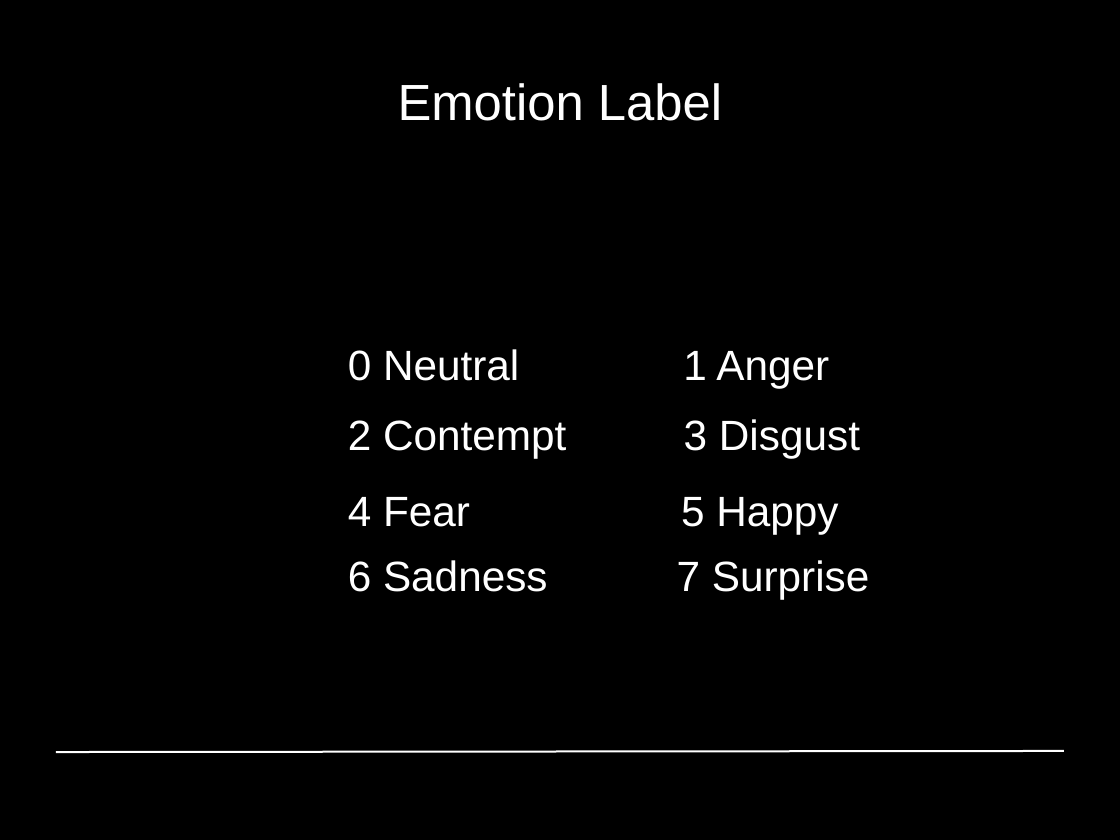
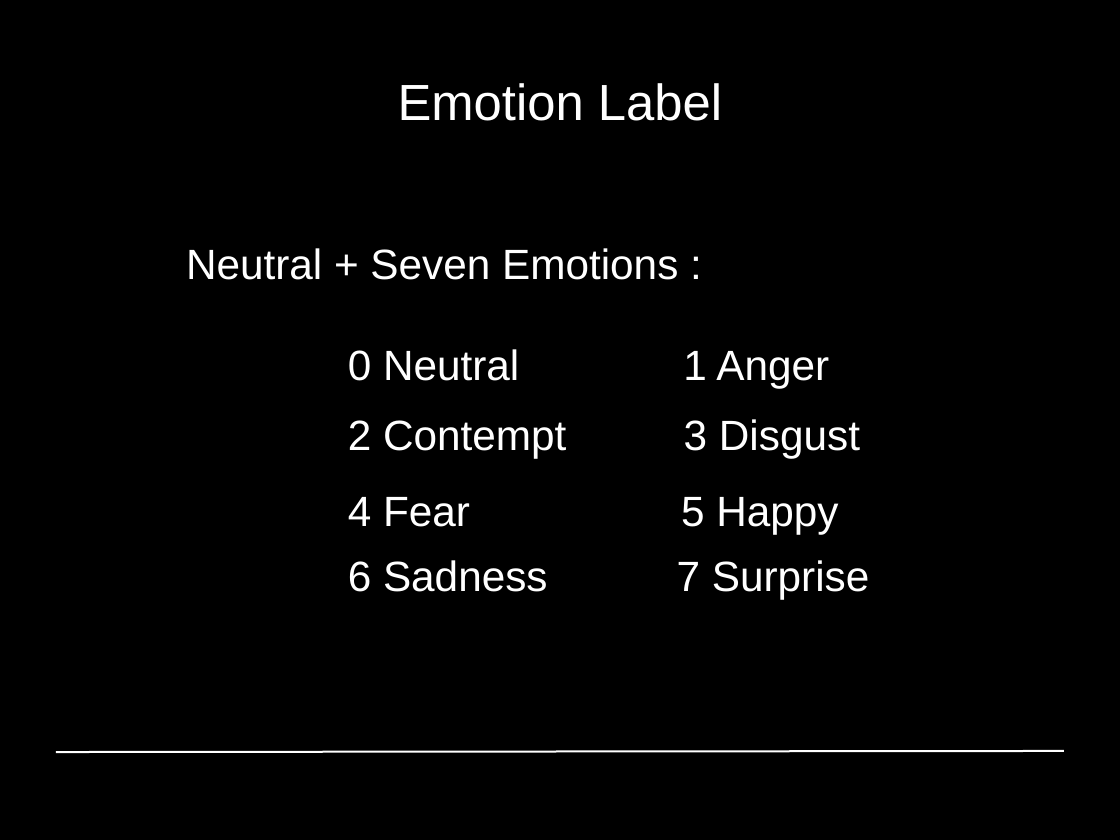
Before and after one commit to GiannisPapadopoulos/DiscriminativePatches, a slide deck: slide 16 of presentations/period1/MAI_Project1_Group4.odp. Drawn at 1120x840 pixels with LibreOffice and Linux fonts; fonts in the diff are those of the drawing; background and template pictures are left out. Boxes give left, top, right and bottom in pixels: in the first picture for what was removed or moved away, otherwise in the second. Text is boxed around its words. In the diff, an @@ line names an element or a change of style, - is before the commit and + after.

Commit message:
Update slide 16, 29, 35

```diff
--- a/presentations/period1/MAI_Project1_Group4.odp
+++ b/presentations/period1/MAI_Project1_Group4.odp
@@ text added at [186, 248, 678, 280], 30 pt, text #FFFFFF @@
+Neutral + Seven Emotions :
```
Also in this commit, not shown: 3 other slides changed.
